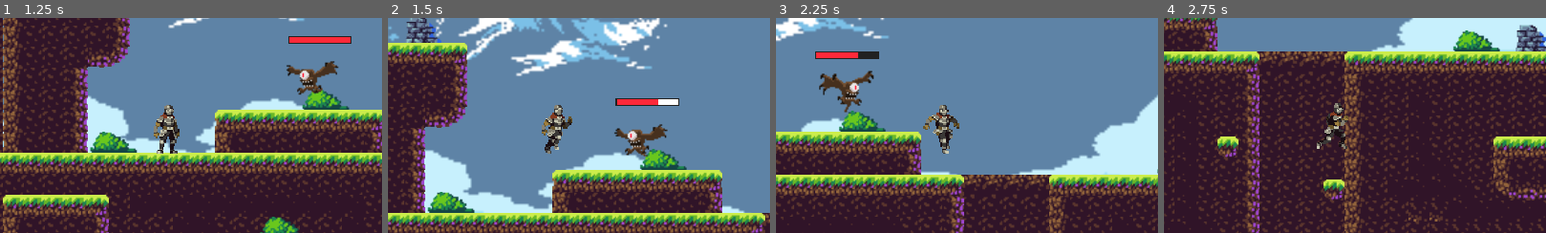
Above: before the commit, frames 1-4 (left to right).
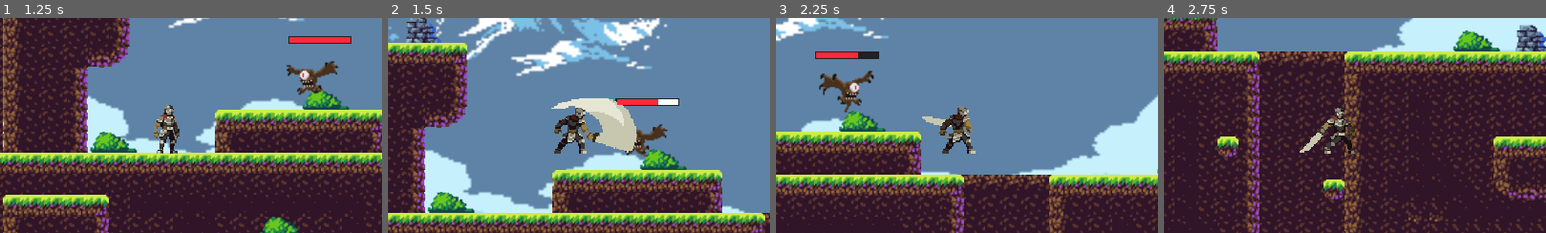
Above: after the commit, the same moments.

Repository: timowenz/stormbringer-trials
Game: Godot game, scene res://scenes/Menu.tscn
The game is run twice, just before and just after one commit, with the same random seed, the same clock (stepped at 60 frames per second) and the same inputs.
Inputs:
- Up to frame 1 (1.25 s): click "Play!" at 0.5 s
- Up to frame 2 (1.5 s): tap Enter (ui_accept) at 1.25 s; hold Right (ui_right) from 1.28 s (still down); tap Q (attack) at 1.35 s
- Up to frame 3 (2.25 s): keep holding Right (ui_right); tap Enter (ui_accept) at 1.52 s; tap W (attack2) at 1.55, 2.1 s
- Up to frame 4 (2.75 s): keep holding Right (ui_right); tap Enter (ui_accept) at 2.27 s; tap Down (crouch) at 2.3 s
The pictures show only the part of the screen within x 29-79%, y 25-75%; the shares and areas given below are measured in that part.

Frame 1 is identical in both runs. In frame 2, 4.2% of the frame differs, in the area x 40-65%, y 37-64%; in frame 3, 1.6%; in frame 4, 1.3%.

Commit message:
aniamtion fix

Diff:
--- a/scenes/Player.tscn
+++ b/scenes/Player.tscn
@@ -2064,13 +2064,49 @@
 advance_mode = 2
 advance_condition = &"is_moving"
 
+[sub_resource type="AnimationNodeStateMachineTransition" id="AnimationNodeStateMachineTransition_0lsjd"]
+advance_mode = 2
+advance_condition = &"attack"
+
+[sub_resource type="AnimationNodeStateMachineTransition" id="AnimationNodeStateMachineTransition_t7ocn"]
+switch_mode = 2
+advance_mode = 2
+advance_condition = &"jump"
+
+[sub_resource type="AnimationNodeStateMachineTransition" id="AnimationNodeStateMachineTransition_drkq7"]
+advance_mode = 2
+advance_condition = &"attack"
+
+[sub_resource type="AnimationNodeStateMachineTransition" id="AnimationNodeStateMachineTransition_7cgko"]
+switch_mode = 2
+advance_mode = 2
+advance_condition = &"fall"
+
+[sub_resource type="AnimationNodeStateMachineTransition" id="AnimationNodeStateMachineTransition_5lub3"]
+advance_mode = 2
+advance_condition = &"attack2"
+
+[sub_resource type="AnimationNodeStateMachineTransition" id="AnimationNodeStateMachineTransition_p51c5"]
+switch_mode = 2
+advance_mode = 2
+advance_condition = &"jump"
+
+[sub_resource type="AnimationNodeStateMachineTransition" id="AnimationNodeStateMachineTransition_lfhpf"]
+advance_mode = 2
+advance_condition = &"attack2"
+
+[sub_resource type="AnimationNodeStateMachineTransition" id="AnimationNodeStateMachineTransition_02ubo"]
+switch_mode = 2
+advance_mode = 2
+advance_condition = &"fall"
+
 [sub_resource type="AnimationNodeStateMachine" id="AnimationNodeStateMachine_oxf18"]
 states/End/position = Vector2(893, -30)
 states/Start/position = Vector2(-579, -83)
 "states/attack 2/node" = SubResource("AnimationNodeAnimation_rrii6")
-"states/attack 2/position" = Vector2(188, 111.314)
+"states/attack 2/position" = Vector2(61, 167.314)
 states/attack2/node = SubResource("AnimationNodeAnimation_10b54")
-states/attack2/position = Vector2(330, 111.314)
+states/attack2/position = Vector2(467, 368.314)
 states/crouch/node = SubResource("AnimationNodeAnimation_1wosb")
 states/crouch/position = Vector2(214, -377.686)
 states/crouchAttack/node = SubResource("AnimationNodeAnimation_kqah1")
@@ -2080,17 +2116,17 @@
 states/death/node = SubResource("AnimationNodeAnimation_rhe00")
 states/death/position = Vector2(716, 89)
 states/fall/node = SubResource("AnimationNodeAnimation_ekqnn")
-states/fall/position = Vector2(-97, 111.314)
+states/fall/position = Vector2(-191, 150.314)
 states/hit/node = SubResource("AnimationNodeAnimation_tnaui")
 states/hit/position = Vector2(61, -246.686)
 states/idle/node = SubResource("AnimationNodeAnimation_078mc")
 states/idle/position = Vector2(61, -83)
 states/jump/node = SubResource("AnimationNodeAnimation_o78ma")
-states/jump/position = Vector2(51, 111.314)
+states/jump/position = Vector2(-97, 5.314)
 states/run/node = SubResource("AnimationNodeAnimation_uw7i2")
 states/run/position = Vector2(339, -83)
-transitions = ["Start", "idle", SubResource("AnimationNodeSt …(2129 unchanged characters)… mationNodeStateMachineTransition_0d7wk")]
-graph_offset = Vector2(-730, -88.686)
+transitions = ["Start", "idle", SubResource("AnimationNodeSt …(2129 unchanged characters)… mationNodeStateMachineTransition_0d7wk"), "jump", "attack 2", SubResource("AnimationNodeStateMachineTransition_0lsjd"), "attack 2", "jump", SubResource("AnimationNodeStateMachineTransition_t7ocn"), "fall", "attack 2", SubResource("AnimationNodeStateMachineTransition_drkq7"), "attack 2", "fall", SubResource("AnimationNodeStateMachineTransition_7cgko"), "jump", "attack2", SubResource("AnimationNodeStateMachineTransition_5lub3"), "attack2", "jump", SubResource("AnimationNodeStateMachineTransition_p51c5"), "fall", "attack2", SubResource("AnimationNodeStateMachineTransition_lfhpf"), "attack2", "fall", SubResource("AnimationNodeStateMachineTransition_02ubo")]
+graph_offset = Vector2(-590, 0.313965)
 
 [sub_resource type="CapsuleShape2D" id="CapsuleShape2D_2ckjb"]
 radius = 22.0
@@ -2180,6 +2216,7 @@
 parameters/conditions/crouch = false
 parameters/conditions/crouch_attack = false
 parameters/conditions/death = false
+parameters/conditions/fall = false
 parameters/conditions/falling = false
 parameters/conditions/hit = false
 parameters/conditions/idle = false
Not shown: 1 places in scenes/Player.tscn that only renumber resources
